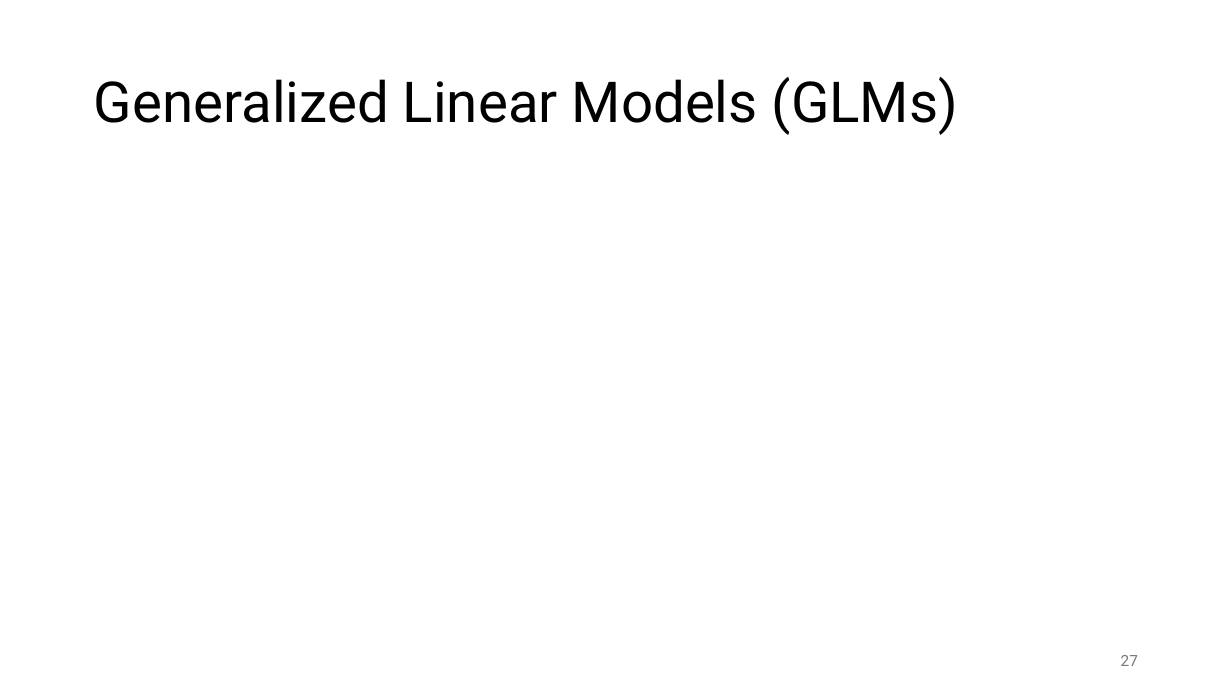
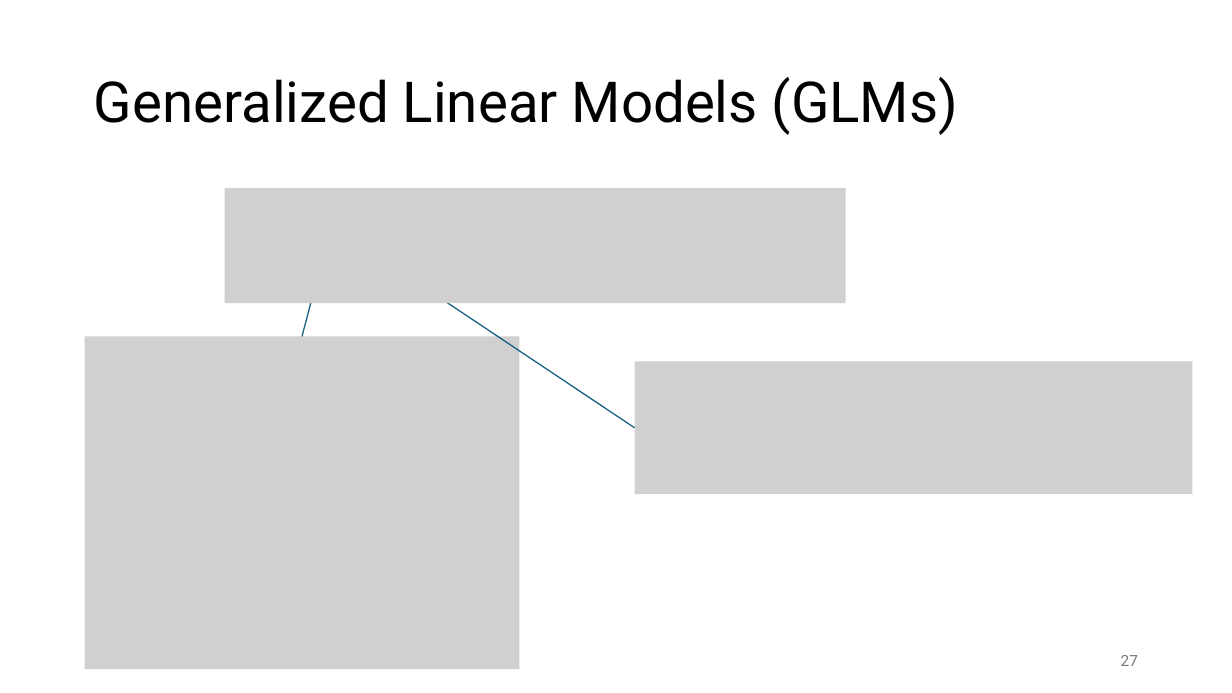
Before and after one commit to FelixWick/data_science, a slide deck: slide 27 of slides/5_ML.pptx. Drawn at 1232x693 pixels with LibreOffice and Linux fonts; fonts in the diff are those of the drawing; grey boxes stand for pictures. Boxes give left, top, right and bottom in pixels: in the first picture for what was removed or moved away, otherwise in the second. Text is boxed around its words. In the diff, an @@ line names an element or a change of style, - is before the commit and + after.

```diff
--- a/slides/5_ML.pptx
+++ b/slides/5_ML.pptx
@@ picture added at <box>225,189,846,303</box> @@
@@ arrow added from (302, 336) to (319, 274), #156082 1 pt @@
@@ arrow added from (635, 428) to (404, 274), #156082 1 pt @@
@@ picture added at <box>85,336,519,669</box> @@
@@ picture added at <box>635,361,1193,494</box> @@
```
Also in this commit, not shown: 2 other slides changed, 1 slide added, 4 slides removed, 5 other files.
